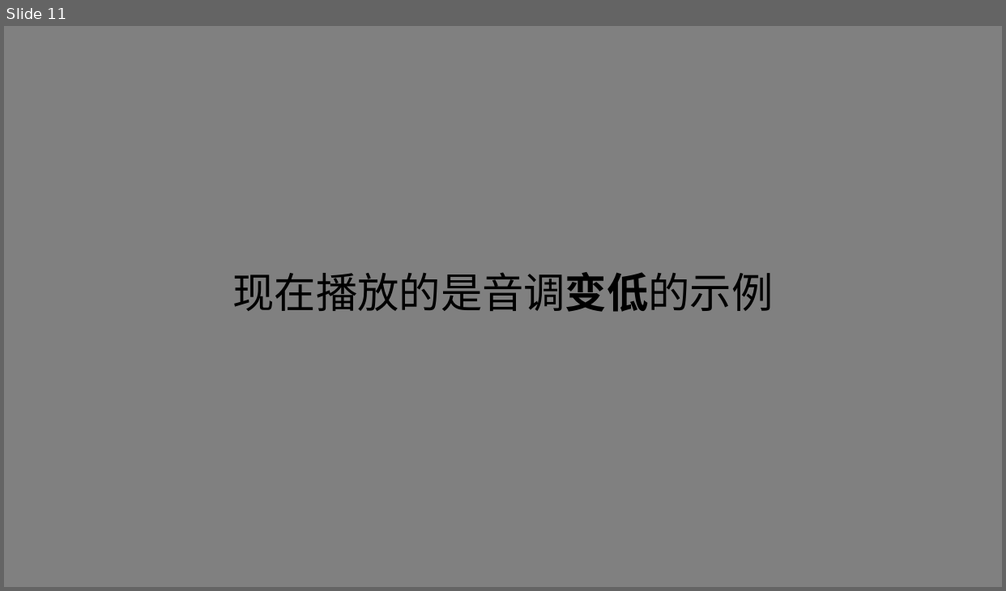
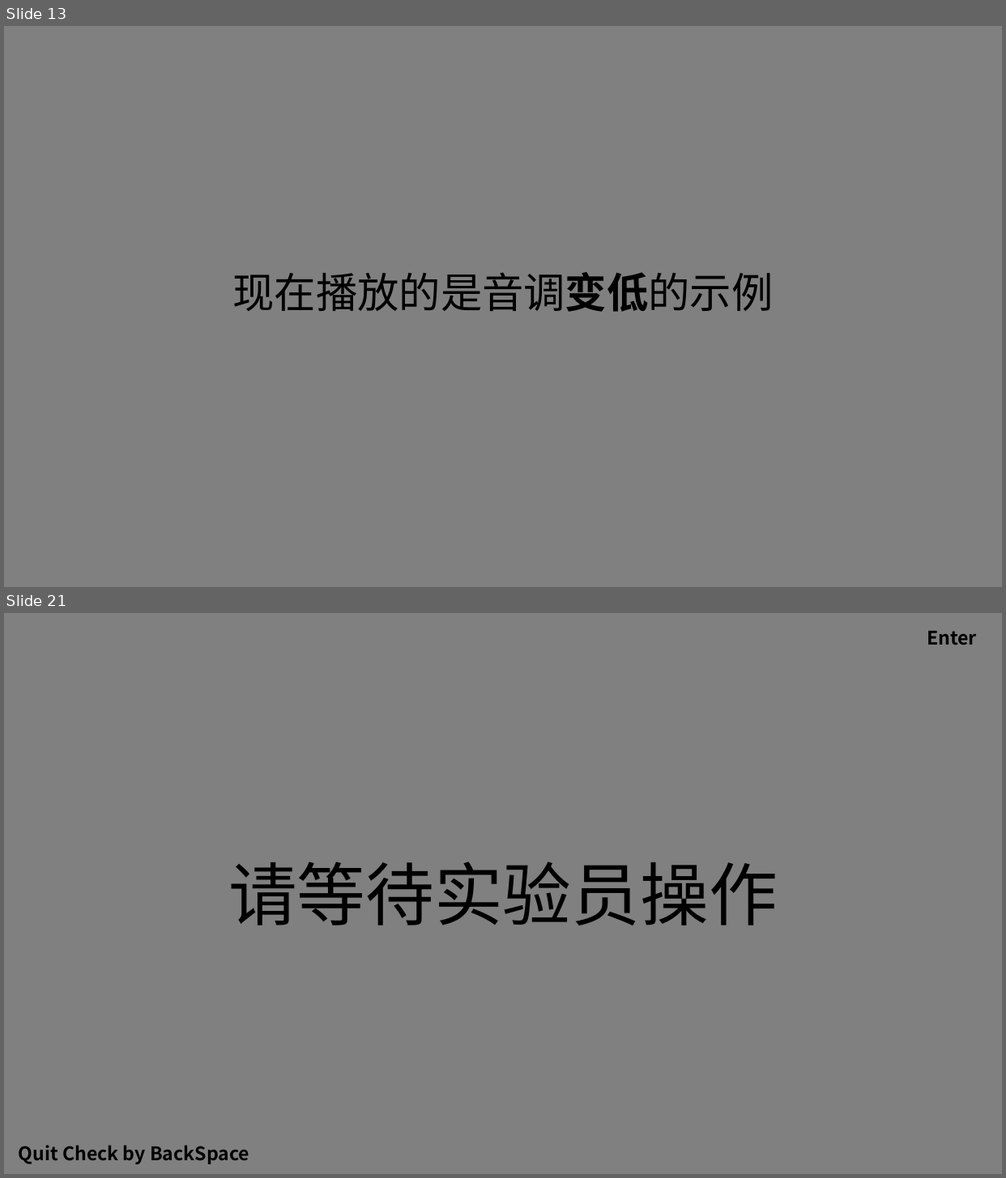
Before and after one commit to lyxose/RhythmicCue, a slide deck: Instructions/指导语.pptx. Shown one above the other, each under a label of ours: slide 11 before the commit, slides 13 and 21 after it; the slides between them are not shown. The pictures are 1006x591 and 1006x1178 pixels, drawn with LibreOffice and Linux fonts; fonts in the diff are those of the drawing. Boxes give left, top, right and bottom in pixels: in the first picture for what was removed or moved away, otherwise in the second. Text is boxed around its words. In the diff, an @@ line names an element or a change of style, - is before the commit and + after.

```diff
--- a/Instructions/指导语.pptx
+++ b/Instructions/指导语.pptx
@@ slide 21 added at <box>4,613,1002,1174</box>, background #808080 @@
@@ text added at <box>927,631,977,645</box>, 18 pt, text #000000, bold @@
+Enter
@@ text added at <box>228,862,778,926</box>, 66 pt, text #000000 @@
+请等待实验员操作
@@ text added at <box>19,1145,249,1165</box>, 18 pt, text #000000, bold @@
+Quit Check by BackSpace
@@ what was slide 11 is now slide 13 @@
```
Also in this commit, not shown: 10 slides changed, 8 other slides added, 28 other files.
